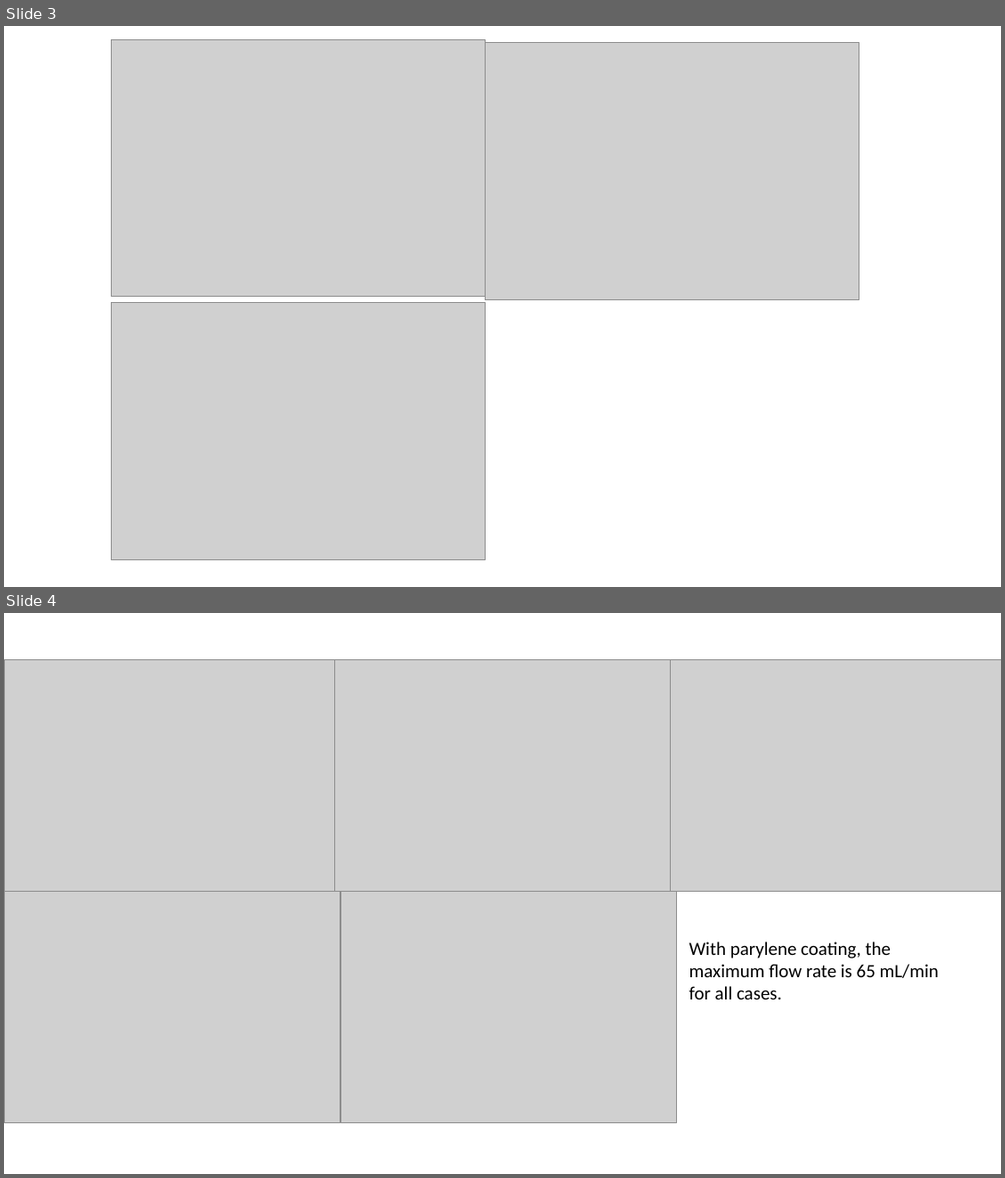
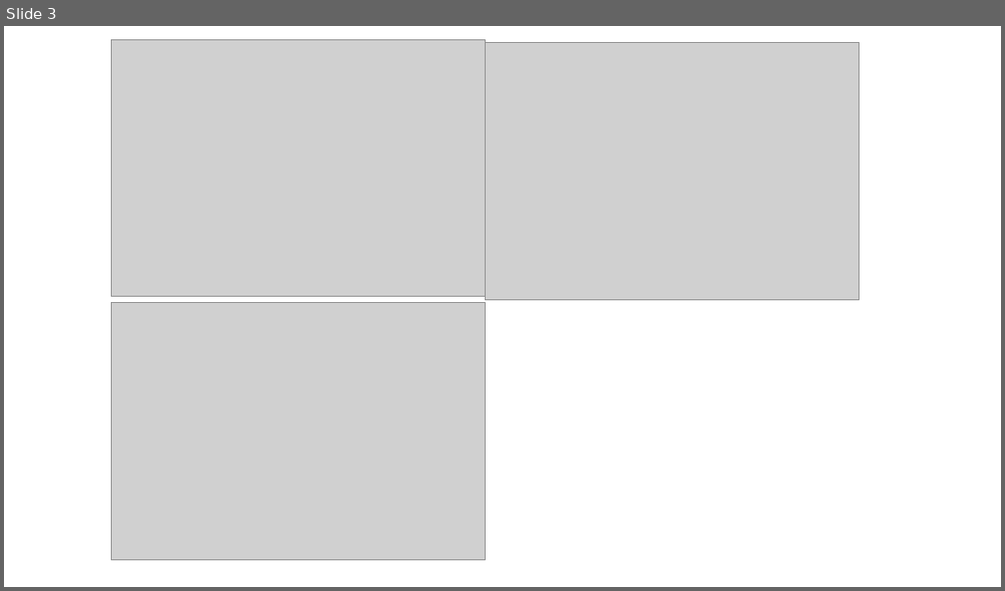
Before and after one commit to mayziyuhuang/Amgen_plunger, a slide deck: 20170217data_slides.pptx. Shown one above the other, each under a label of ours: slides 3 and 4 before the commit, slide 3 after it. The pictures are 1005x1178 and 1005x591 pixels, drawn with LibreOffice and Linux fonts; fonts in the diff are those of the drawing; grey boxes stand for pictures. Boxes give left, top, right and bottom in pixels: in the first picture for what was removed or moved away, otherwise in the second. Text is boxed around its words. In the diff, an @@ line names an element or a change of style, - is before the commit and + after.

```diff
--- a/20170217data_slides.pptx
+++ b/20170217data_slides.pptx
@@ slide 4 removed at <box>4,613,1001,1174</box>, background #FFFFFF @@
@@ picture removed at <box>4,660,340,892</box> @@
@@ picture removed at <box>334,660,671,892</box> @@
@@ picture removed at <box>664,660,1001,892</box> @@
@@ picture removed at <box>4,892,340,1122</box> @@
@@ picture removed at <box>340,892,677,1122</box> @@
@@ text removed at <box>689,941,938,999</box> @@
-With parylene coating, the maximum flow rate is 65 mL/min for all cases.
```
Also in this commit, not shown: 2 slides added, 1 other slide removed, 55 other files.
